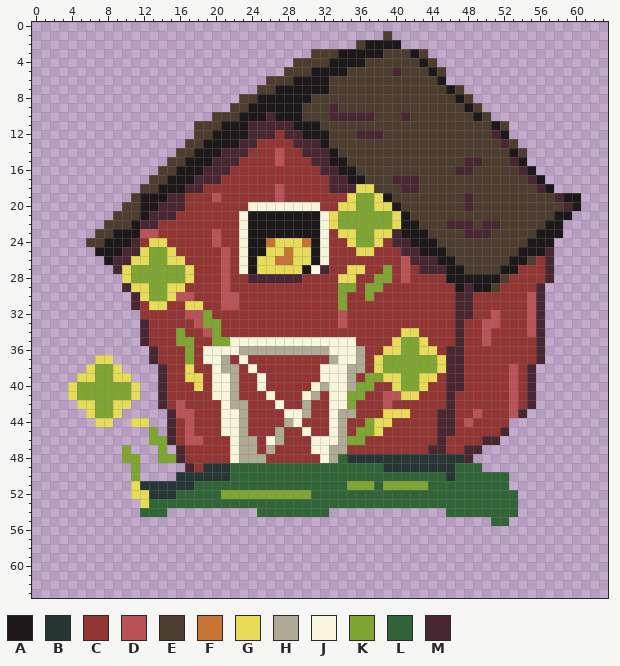
File history of a pixel-art file, img/Augments/Repair.aseprite. Above: the version before the commit.
64x64 pixels, 1 frame. The old version is drawn lined up with the new one.
Visible layers, top first: "Plus", "Layer 1".
Palette (. is transparent): A #1d1819  B #273635  C #933633  D #b95358  E #4d3d2f  F #c77331  G #e7dc58  H #afaa94  J #f7f6db  K #7fa533  L #316436  M #482632
Pixels before (only the part around the change), first column x 0:
10 ....................EEEAAAMAAAEEEMMMMMEEEMEEEEEEEAE......
11 ..................EEEAAAMMMMMAAAEEEEEEEEEEEEEEEEEEEAE....
12 ..................EEAAAAMMMCMMAAAEEEMMMEEEEEEEEEEEEMA....
13 .................EEAAAAMMCCCCMMMAEEEEEEEEEEEEEEEEEEEME...
14 ................EEAAAMMMCCCDCCMMMAEEEEEEEEEEEEEEEEEEEAE..
15 ...............EEAAAMMMCCCCDCCCMMAAEEEEEEEEEEEEEMMEEEMA..
16 ..............EEAAAMMMCCCCCCCCCCMMAAEEEEEEEEEEEMMEEEEEMA.
17 .............EEAAAMMMCCCCCCCCCCCCMMAAEEEMMMEEEEEEEEEEEEMA
18 ............EEAAAMMCCCCCCCCDCCCCCMMMGGEEEMMEEEEEEEEEEEEEM
19 ...........EAAAMMCCCDCCCCCCDCCCCCCCGKKGAEEEEEEEEMEEEEEEEE
20 ..........EEAAMMMCCCCCCCJJJJJJJJCCGGKKGGAEEEEEEEMEEEEEEEE
21 .........EEEAMMMCCCCCCCJAAAAAAAAJGKKKKKKGAEEEEEEEEEEEEEEE
22 ........EEEAMMCCCCCCCCCJAAAAAAAAJGKKKKKKGAAEEEMMMEMMEEEEE
23 .......EEAAADDCCCCCCDCCJAAAAAAAAJCGGKKGGMAAAEEEEMMMEEEEEA
24 ......EEAAAMCGGCCCCCDCCJAAFGGGFAJCCGKKGCMMAAAEEEEEEEEEEAA
25 .......AAAMMGKKGCCCCCDCJAAGGFGGAJCCCGGCCCMMAAAEEEEEEEEAAA
26 ........AMMGGKKGGCCCCDCJAGGFFGGAJCCCCCCCCDMMMAAEEEEEEAAEC
27 .........MGKKKKKKGCCCDCJAGGGGGAJMCCGGCCKCDCMMMAAEEEEAACCC
28 ..........GKKKKKKGCCCDCCMMMMMMCCCCGGCCKKCDCCCCAAAAAAECCCC
29 ..........MGGKKGGCCCCDCCCCCCCCCCCCKKCKKCCCCCCCCAMAAECCCCM
30 ...........MGKKGDDCCCDDCCCCCCCCCCCKCCKCCCCCCCCCMMCCCCCCDM
31 ...........MCGGCCGGCCDDCCCCCCCCCCCKCCCCCCCCCCCCMMCCCCCCDM
32 ............CCCCCDDKCCCCCCCCCCCCCCDCCCCCCCCCCCCMMCCDCCCDM
33 ............MCCCCCDKKCCCCCCCCCCCCCDCCCCCCCCCCCCMCCDDCCCDM
34 ............MCCCKCCDKCCCCCCCCCCCCCCCCCCCCGGCCCCMCCDCCCCDM
35 ............MCCCKKCCKKJJJJJJJJJJJJJJCCCCGKKGCCCMCCDCCCCCM
36 .............MCCCKCJJJJHHHHHHHHHHJJJHCCGGKKGGCMMCCCCCCCCM
37 .......GG....MCCCKCJJHCJCCCCCCCCCHJJHCGKKKKKKGMMCCCCCCCCM
38 ......GKKG....MCCGCCJHHCJCCCCCCCJJJHHCGKKKKKKGMMCCCCCDCM.
39 .....GGKKGG...MCCGGCJJHCCJCCCCCCJJJHCKKGGKKGGCMMCCCCCDCM.
40 ....GKKKKKKG..MCCCGCJJHCCJCCCCCJHJJHKKCCGKKGCCMMCCCCCDCM.
41 ....GKKKKKKG..MCCCCCJJHCCCJCCCJHCJJKKCCDDGGCCCMCCCCCCDCM.
42 .....GGKKGG...MCDCCCCJHHCCCJCCHCCJJKCCCDCCCCCCMCCCCCCDCM.
43 ......GKKG.....MDDCCCJJHCCCCJJHCCJHHCCCGGGCCCMMCCDCCCDM..
44 .......GG..GG..MCDCCCJJHCCCCHJCCCJHCCKGGCCCCCMMCDCCCC....
45 .............K.MCDCCCJJHCCCHCCJCCJHCKKGCCCCCCMMCCCCCM....
46 .............KKMCDDCCCJHHCJHCCCJJJHKKCCCCCCCCMCCCCMM.....
47 ..........K...K.MCCCCCJHHCHCCCCJJHHCCCCCCCCCMMCCMM.......
48 ..........KK..KKMCCCCCJHHHCCCCCCJHLBBBBBBBBBBBBBM........
49 ...........K.....MCBBBLLLLLLLLLLLLLLLLLBBBBBBBBLLL.......
50 ...........K....BBBBBBLLLLLLLLLLLLLLLLLLLLLLLLBLLLLLL....
51 ...........GBBBBBBLLLLLLLLLLLLLLLLLKKKLKKKKKLLLLLLLLL....
52 ...........GGBBBLLLLLKKKKKKKKKKLLLLLLLLLLLLLLLLLLLLLLL...
53 ............GLLLLLLLLLLLLLLLLLLLLLLLLLLLLLLLLLLLLLLLLL...
54 ............LLL..........LLLLLLLL.............LLLLLLLL...
55 ...................................................LL....
56 .........................................................
57 .........................................................
58 .........................................................
59 .........................................................
60 .........................................................
The result:
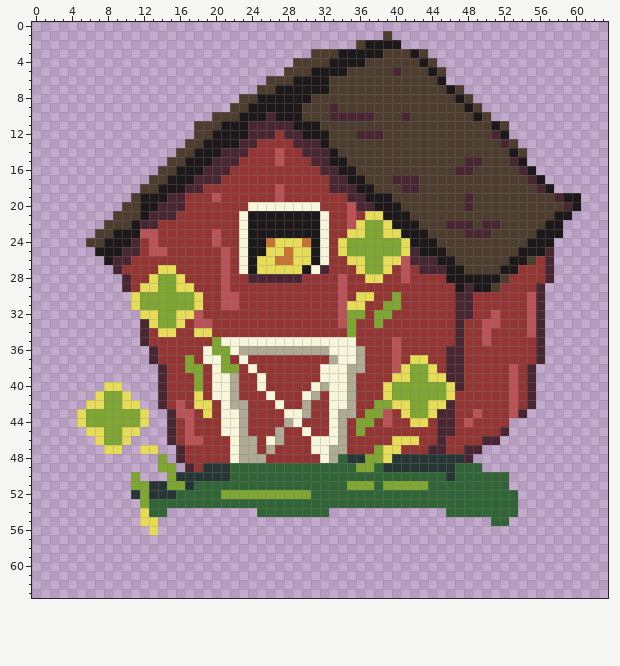
From old to new:
whole drawing moved by -1,-3 (the old picture is shown already moved)
y 18: x 36..37 GG -> AA
y 19: x 35..38 GKKG -> MMAA
y 20: x 34..39 GGKKGG -> CDMMAA
y 21: x 33..40 GKKKKKKG -> CCDCGGAA
y 22: x 33..36 GKKK -> CCDG; x 39..40 KG -> GA
y 23: x 34 G -> C; x 36 K -> G; x 38 G -> K; x 40 M -> G
y 24: x 13..14 GG -> DC; x 34..35 CG -> GK; x 38..41 GCMM -> KKKG
y 25: x 12..15 GKKG -> CDDC; x 34..41 CCGGCCCM -> GKKKKKKG
y 26: x 11..16 GGKKGG -> CCCCCC; x 35..40 CCCCCC -> GGKKGG
y 27: x 10..17 GKKKKKKG -> CCCCGGCC; x 35 G -> C; x 37..39 CCK -> KKG
y 28: x 10..13 GKKK -> MCCG; x 16..17 KG -> GC; x 34..35 GG -> DC; x 37..39 CKK -> GGC
y 29: x 11 G -> C; x 13 K -> G; x 15 G -> K; x 17 C -> G; x 34..35 KK -> DC; x 37..38 KK -> CC
y 30: x 11..12 MG -> GK; x 15..18 GDDC -> KKKG; x 34 K -> D; x 36..37 CK -> GG; x 40 C -> K
y 31: x 11..17 MCGGCCG -> GKKKKKK; x 34..36 KCC -> DGG; x 39..40 CC -> KK
y 32: x 12..17 CCCCCD -> GGKKGG; x 19 K -> C; x 35..36 CC -> KK; x 38..39 CC -> KK
y 33: x 13..16 CCCC -> GKKG; x 19..20 KK -> DC; x 35 C -> K; x 38 C -> K
y 34: x 14..16 CCK -> GGC; x 18..20 CDK -> GGC; x 35 C -> K; x 41..42 GG -> CC
y 35: x 16..17 KK -> CC; x 21 K -> J; x 40..43 GKKG -> DCCC
y 36: x 17 K -> C; x 20..21 JJ -> KK; x 39..44 GGKKGG -> CDCCCC
y 37: x 7..8 GG -> ..; x 21 H -> K; x 38..45 GKKKKKKG -> CCDCGGCC
y 38: x 6..9 GKKG -> ....; x 17..18 GC -> KK; x 21..22 HH -> KK; x 38..41 GKKK -> CCDG; x 44..45 KG -> GC
y 39: x 5..10 GGKKGG -> ......; x 17..18 GG -> CK; x 37..39 KKG -> CCC; x 41 K -> G; x 43 G -> K; x 45 C -> G
y 40: x 4..11 GKKKKKKG -> ....GG..; x 18 G -> K; x 36..37 KK -> CC; x 39..40 CG -> GK; x 43..46 GCCM -> KKKG
y 41: x 4..7 GKKK -> ...G; x 10..11 KG -> G.; x 18 C -> G; x 35..36 KK -> HC; x 39..46 DDGGCCCM -> GKKKKKKG
y 42: x 5 G -> .; x 7 K -> G; x 9 G -> K; x 11 . -> G; x 18..19 CC -> GG; x 35 K -> H; x 38..45 CDCCCCCC -> KKGGKKGG
y 43: x 5..6 .G -> GK; x 9..12 G... -> KKKG; x 19 C -> G; x 37..40 CCGG -> KKDC; x 42..44 CCC -> KKG
y 44: x 5..11 ..GG..G -> GKKKKKK; x 36 C -> K; x 38..39 GG -> CD; x 42..43 CC -> GG
y 45: x 6..11 ...... -> GGKKGG; x 13 K -> .; x 37..38 KG -> CC
y 46: x 7..10 .... -> GKKG; x 13..14 KK -> ..; x 35..36 KK -> CC; x 40..42 CCC -> GGG
y 47: x 8..10 ..K -> GG.; x 12..14 ..K -> GG.; x 38..40 CCC -> KGG
y 48: x 10..11 KK -> ..; x 15 K -> .; x 37..39 BBB -> KKG
y 49: x 11 K -> .; x 14..15 .. -> KK; x 36..37 LL -> KK
y 50: x 15 . -> K
y 51: x 11..12 GB -> KK; x 15..16 BB -> KK
y 52: x 11..12 GG -> BK
y 53: x 12 G -> K
y 54: x 12 L -> G
y 55: x 12..13 .. -> GG
y 56: x 13 . -> G
Boxes around the changes in both pictures, in picture pixels (x1, y1, x2, y2):
changed: (329, 184, 455, 472)
changed: (68, 238, 239, 535)
